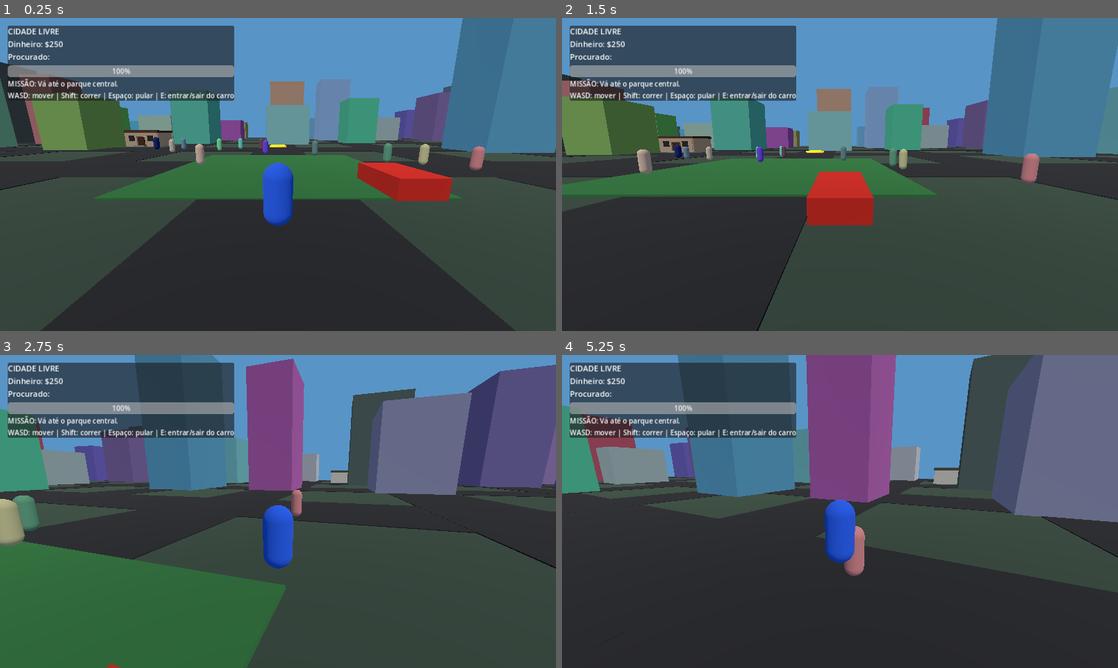
Above: before the commit, frames 1-4 (two rows, left to right).
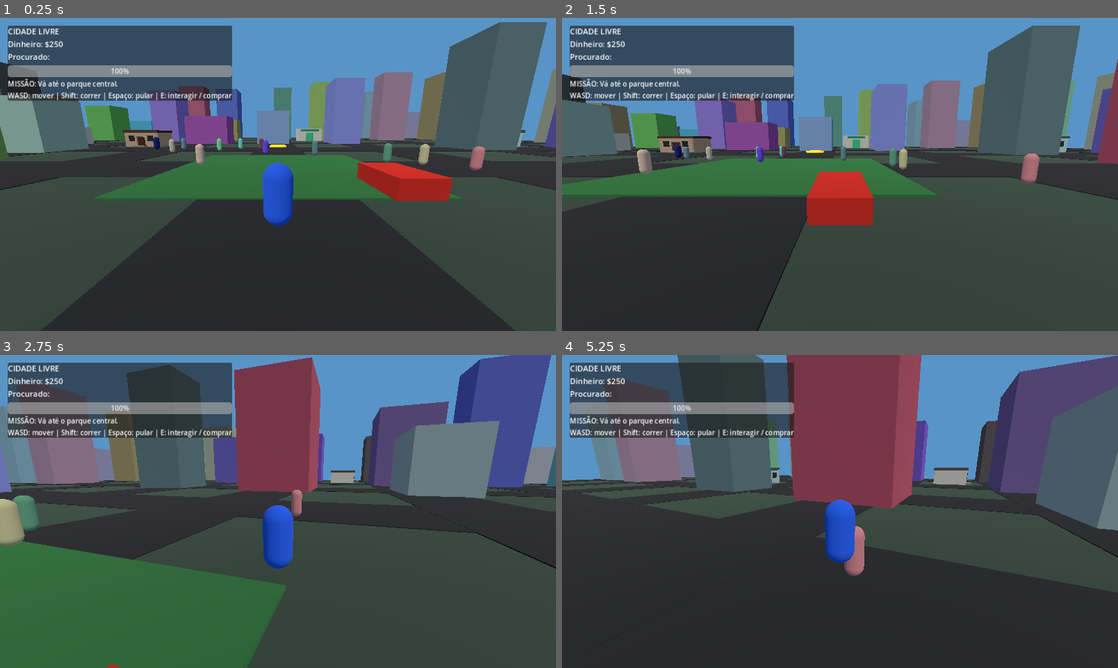
Above: after the commit, the same moments.

Repository: aykon042-cpu/CIDADE-LIVRE
Game: Godot game, scene res://scenes/Main.tscn
Same seed, same stepped clock (60 frames per second), same inputs: the game is played once before the commit and once after it.
Inputs (mouse positions are in pixels of both pictures, inside the frame that each line leads up to):
- Up to frame 1 (0.25 s): no input
- Up to frame 2 (1.5 s): move the mouse to (867, 174) at 0.52 s; hold E (interact) 0.53-1.28 s; hold W (move_forward) from 0.53 s (still down); tap Space (jump) at 0.77 s; move the mouse to (812, 174) at 1.27 s; tap E (interact) at 1.35 s
- Up to frame 3 (2.75 s): keep holding W (move_forward); tap Space (jump) at 1.52 s; move the mouse to (289, 505) at 2.02 s; hold Ctrl (sprint) from 2.03 s (still down); tap E (interact) at 2.3 s
- Up to frame 4 (5.25 s): keep holding W (move_forward); move the mouse to (834, 517) at 2.77 s; release Ctrl (sprint) at 2.78 s; tap E (interact) at 2.85, 4.55 s; tap Space (jump) at 3.02, 3.77, 4.52 s; move the mouse to (878, 514) at 3.52 s; hold E (interact) 3.53-4.28 s; move the mouse to (795, 508) at 4.27 s; tap Ctrl (sprint) at 4.35 s; move the mouse to (845, 511) at 5.02 s; hold E (interact) from 5.03 s (still down)

The runs differ from the first frame. In frame 1, 20% of the frame differs, in the area x 0-100%, y 0-45%; in frame 2, 21%; in frame 3, 24%; in frame 4, 31%, in the area x 0-100%, y 0-56%.
Error in both runs: Invalid assignment of property or key 'waypoints' with value of type 'Array' on a base object of type 'VehicleBody3D (CityTrafficVehicle)'. (res://scripts/worl…

Commit message:
Integrate three commercial shops into the city

Diff:
--- a/CIDADE_LIVRE_GODOT/scripts/world.gd
+++ b/CIDADE_LIVRE_GODOT/scripts/world.gd
@@ -9,6 +9,7 @@
 const SAVE_MANAGER_SCRIPT = preload("res://scripts/save_manager.gd")
 const TRAFFIC_SCRIPT = preload("res://scripts/traffic_vehicle.gd")
 const HOUSE_SCRIPT = preload("res://scripts/residential_house.gd")
+const SHOP_SCRIPT = preload("res://scripts/shop.gd")
 var player: CharacterBody3D
 var wanted_level := 0
 var money := 250
@@ -28,6 +29,7 @@
 var mission_marker: MeshInstance3D
 var marker_material: StandardMaterial3D
 var houses: Array[Node3D] = []
+var shops: Array[Node3D] = []
 
 func _ready() -> void:
 	_build_environment()
@@ -82,7 +84,7 @@
 		for z in range(-4, 5):
 			if abs(x) < 2 and abs(z) < 2:
 				continue
-			if Vector2i(x, z) in [Vector2i(-2, -2), Vector2i(-2, 2), Vector2i(2, -2), Vector2i(2, 2), Vector2i(-3, 0), Vector2i(3, 0)]:
+			if Vector2i(x, z) in [Vector2i(-2, -2), Vector2i(-2, 2), Vector2i(2, -2), Vector2i(2, 2), Vector2i(-3, 0), Vector2i(3, 0), Vector2i(0, -3), Vector2i(0, 3), Vector2i(-3, -2)]:
 				continue
 			var h := randf_range(7.0, 24.0)
 			var w := randf_range(7.0, 12.0)
@@ -91,6 +93,7 @@
 			_add_box(pos, Vector3(w, h, d), Color(randf_range(0.25, 0.65), randf_range(0.25, 0.65), randf_range(0.28, 0.7)), "Building")
 	_add_box(Vector3(0, 0.08, 0), Vector3(18, 0.12, 18), Color(0.15, 0.38, 0.18), "CentralPark")
 	_spawn_houses()
+	_spawn_shops()
 
 func _spawn_houses() -> void:
 	for cell in [Vector2i(-2, -2), Vector2i(-2, 2), Vector2i(2, -2), Vector2i(2, 2), Vector2i(-3, 0), Vector2i(3, 0)]:
@@ -103,6 +106,25 @@
 		house.position = Vector3(cell.x * 20.0 + 10.0, 0.0, cell.y * 20.0 + 10.0)
 		add_child(house)
 		houses.append(house)
+
+func _spawn_shops() -> void:
+	var definitions := [
+		{"cell": Vector2i(0, -3), "name": "Farmácia Central", "price": 75, "heal": 55.0, "color": Color(0.2, 0.65, 0.42)},
+		{"cell": Vector2i(0, 3), "name": "Mercado Popular", "price": 35, "heal": 25.0, "color": Color(0.85, 0.58, 0.16)},
+		{"cell": Vector2i(-3, -2), "name": "Clínica Vida", "price": 110, "heal": 85.0, "color": Color(0.25, 0.48, 0.82)}
+	]
+	for definition in definitions:
+		var shop := Node3D.new()
+		shop.set_script(SHOP_SCRIPT)
+		shop.name = str(definition.name).replace(" ", "")
+		shop.set("shop_name", definition.name)
+		shop.set("service_price", definition.price)
+		shop.set("service_amount", definition.heal)
+		shop.set("accent_color", definition.color)
+		var cell: Vector2i = definition.cell
+		shop.position = Vector3(cell.x * 20.0 + 10.0, 0.0, cell.y * 20.0 + 10.0)
+		add_child(shop)
+		shops.append(shop)
 
 func _add_box(pos: Vector3, size: Vector3, color: Color, node_name: String) -> void:
 	var body := StaticBody3D.new()
@@ -197,6 +219,21 @@
 			nearest_house = house
 	if nearest_house != null and nearest_house.has_method("interact"):
 		nearest_house.interact(player)
+		return
+	var nearest_shop: Node3D
+	nearest_distance = 4.5
+	for shop in shops:
+		if not is_instance_valid(shop):
+			continue
+		var distance := player.global_position.distance_to(shop.global_position)
+		if distance <= nearest_distance:
+			nearest_distance = distance
+			nearest_shop = shop
+	if nearest_shop != null and nearest_shop.has_method("interact"):
+		var message: String = nearest_shop.interact(player, self)
+		if not message.is_empty():
+			mission_label.text = message
+			_update_hud()
 
 func _spawn_police() -> void:
 	var officer := CharacterBody3D.new()
@@ -228,7 +265,7 @@
 	mission_label.text = "MISSÃO: Explore a cidade e encontre o marcador."
 	column.add_child(mission_label)
 	var help := Label.new()
-	help.text = "WASD: mover | Shift: correr | Espaço: pular | E: entrar/sair do carro"
+	help.text = "WASD: mover | Shift: correr | Espaço: pular | E: interagir / comprar"
 	column.add_child(help)
 
 func _setup_game_systems() -> void:
